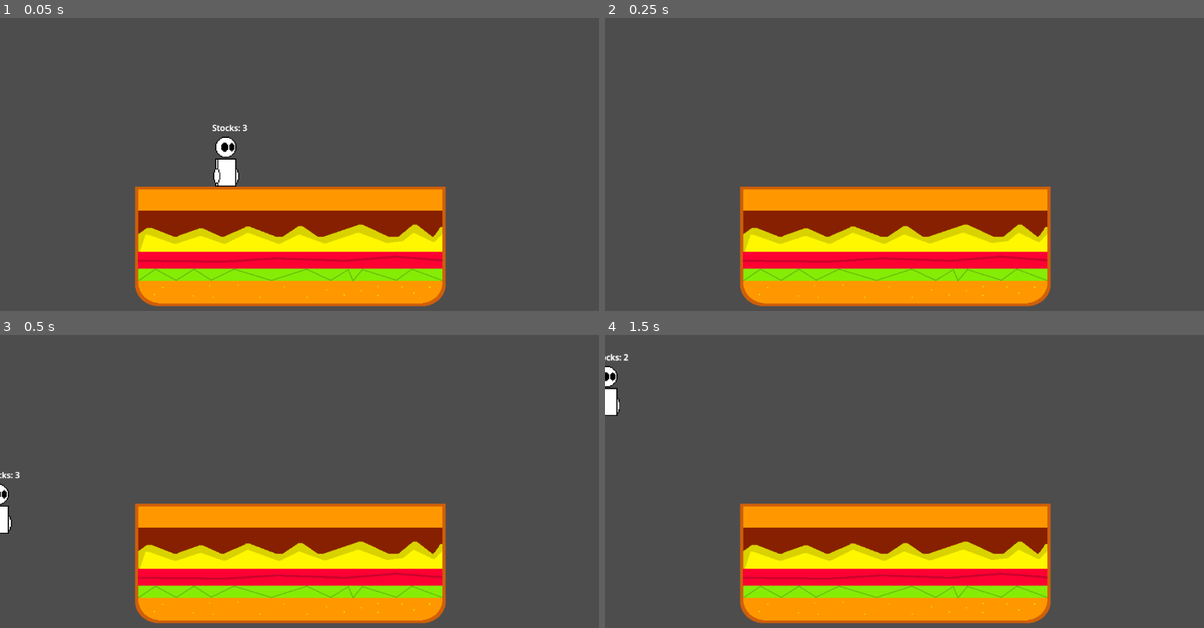
Above: before the commit, frames 1-4 (two rows, left to right).
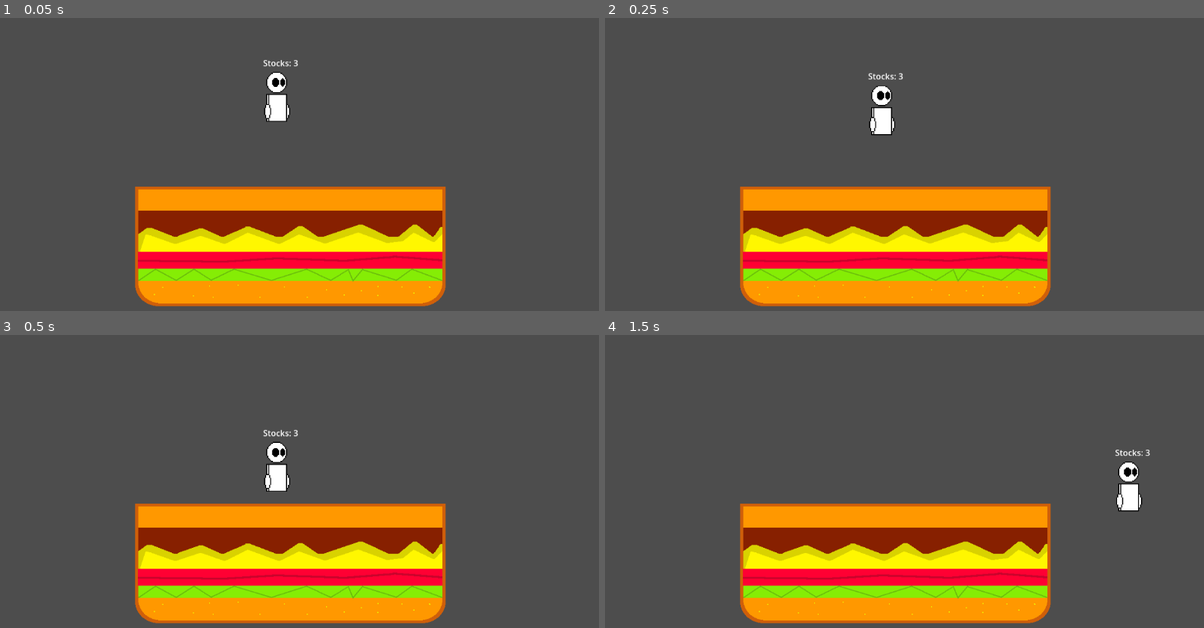
Above: after the commit, the same moments.

Repository: Iteration-Take-3/Godot-Project-Spring2025
Game: Godot game, scene res://scenes/stages/main_stage.tscn
Two runs of this game, one before a commit and one after it. Both use one fixed random seed, a clock stepped at 60 frames per second and the inputs below.
Inputs (mouse positions are in pixels of both pictures, inside the frame that each line leads up to):
- Up to frame 1 (0.05 s): no input
- Up to frame 2 (0.25 s): no input
- Up to frame 3 (0.5 s): no input
- Up to frame 4 (1.5 s): tap Enter at 0.5 s; move the mouse to (1036, 463) at 0.52 s; hold D (Right) from 0.53 s (still down); tap L (Attack) at 0.6, 1.35 s; tap W (Jump) at 0.77 s; move the mouse to (784, 496) at 1.27 s

The runs differ from the first frame. In frame 1, 1.3% of the frame differs, in the area x 35-50%, y 14-58%; in frame 2, 0.6%; in frame 3, 0.9%; in frame 4, 1.0%.

Commit message:
Fixed the thingy

Diff:
--- a/spring-game-project-2025/main_stage.gd
+++ /dev/null
@@ -1,7 +0,0 @@
-extends Node2D
-
-func _ready():
-	music();
-
-func music():
-	pass
--- a/spring-game-project-2025/player.gd
+++ /dev/null
@@ -1 +0,0 @@
-extends "res://objects/scripts/dism.gd"
--- a/spring-game-project-2025/project.godot
+++ b/spring-game-project-2025/project.godot
@@ -10,7 +10,7 @@
 
 [application]
 
-config/name="Spring Game Project 2025"
+config/name="Crossover Clash"
 run/main_scene="res://scenes/stages/main_stage.tscn"
 config/features=PackedStringArray("4.4", "Mobile")
 config/icon="res://icon.svg"
--- a/spring-game-project-2025/scenes/stages/CaseOh.tscn
+++ b/spring-game-project-2025/scenes/stages/CaseOh.tscn
@@ -6,6 +6,7 @@
 [ext_resource type="Texture2D" uid="uid://cgfewmx67pge4" path="res://images/stages/caseoh/case_ground.png" id="3_iod78"]
 [ext_resource type="AudioStream" uid="uid://c0nd3hdih0p8e" path="res://soundtrack/MogueraTheme.ogg" id="4_67sja"]
 [ext_resource type="AudioStream" uid="uid://wod1he3xp1mq" path="res://soundtrack/GezoraTheme.ogg" id="5_iod78"]
+[ext_resource type="PackedScene" uid="uid://dn05tohiatnjy" path="res://objects/fighters/dism.tscn" id="7_67sja"]
 
 [sub_resource type="RectangleShape2D" id="RectangleShape2D_yw3c5"]
 size = Vector2(1806, 1153)
@@ -43,3 +44,6 @@
 position = Vector2(564, 288)
 stream = ExtResource("5_iod78")
 bus = &"Music"
+
+[node name="Player2" parent="." index="5" instance=ExtResource("7_67sja")]
+position = Vector2(568, 288)
--- a/spring-game-project-2025/scenes/stages/main_stage.tscn
+++ b/spring-game-project-2025/scenes/stages/main_stage.tscn
@@ -1,7 +1,6 @@
-[gd_scene load_steps=4 format=3 uid="uid://1da2fmhqu116"]
+[gd_scene load_steps=3 format=3 uid="uid://1da2fmhqu116"]
 
-[ext_resource type="Script" uid="uid://ddi6xs5luwxrh" path="res://main_stage.gd" id="1_djkgi"]
-[ext_resource type="PackedScene" uid="uid://dn05tohiatnjy" path="res://objects/fighters/dism.tscn" id="3_djkgi"]
+[ext_resource type="Script" uid="uid://bnwoadkaci7oj" path="res://scenes/scripts/stages/main_stage.gd" id="1_djkgi"]
 [ext_resource type="Script" uid="uid://byc5jpsllo4nx" path="res://objects/scripts/blast_zone.gd" id="6_5tv1a"]
 
 [node name="Main Stage" type="Node2D"]
@@ -10,7 +9,4 @@
 [node name="Area2D" type="Area2D" parent="."]
 script = ExtResource("6_5tv1a")
 
-[node name="Player" parent="." instance=ExtResource("3_djkgi")]
-position = Vector2(557, 346)
-
 [connection signal="area_exited" from="Area2D" to="Area2D" method="_on_area_exited"]
--- a/spring-game-project-2025/scenes/stages/test.tscn
+++ b/spring-game-project-2025/scenes/stages/test.tscn
@@ -1,8 +1,9 @@
-[gd_scene load_steps=6 format=3 uid="uid://ccehww8gd1e5r"]
+[gd_scene load_steps=7 format=3 uid="uid://ccehww8gd1e5r"]
 
 [ext_resource type="PackedScene" uid="uid://1da2fmhqu116" path="res://scenes/stages/main_stage.tscn" id="1_h5oum"]
 [ext_resource type="Texture2D" uid="uid://cgfewmx67pge4" path="res://images/stages/caseoh/case_ground.png" id="2_jufkh"]
 [ext_resource type="PackedScene" uid="uid://dyin2eabn37ey" path="res://objects/stages/ledge.tscn" id="3_xaxsv"]
+[ext_resource type="PackedScene" uid="uid://dn05tohiatnjy" path="res://objects/fighters/dism.tscn" id="4_jufkh"]
 
 [sub_resource type="RectangleShape2D" id="RectangleShape2D_voj6e"]
 size = Vector2(597, 230)
@@ -30,8 +31,11 @@
 position = Vector2(575, 325)
 shape = SubResource("RectangleShape2D_senjr")
 
-[node name="Ledge" parent="." index="3" instance=ExtResource("3_xaxsv")]
+[node name="Ledge" parent="." index="2" instance=ExtResource("3_xaxsv")]
 position = Vector2(266, 384)
 
-[node name="Ledge2" parent="." index="4" instance=ExtResource("3_xaxsv")]
+[node name="Ledge2" parent="." index="3" instance=ExtResource("3_xaxsv")]
 position = Vector2(850, 384)
+
+[node name="Player2" parent="." index="4" instance=ExtResource("4_jufkh")]
+position = Vector2(536, 216)
Not shown, removed: spring-game-project-2025/main_stage.gd.uid
Not shown: 1 places in spring-game-project-2025/scenes/stages/CaseOh.tscn that only renumber resources
Not shown, added: spring-game-project-2025/objects/fighters/player.tscn9964051496.tmp
